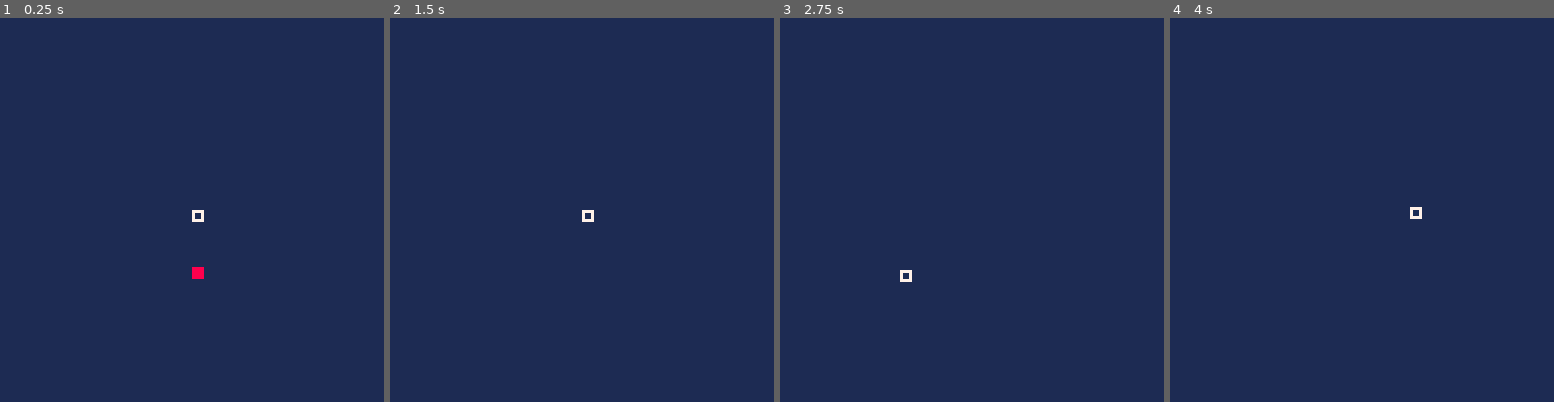
Above: before the commit, frames 1-4 (left to right).
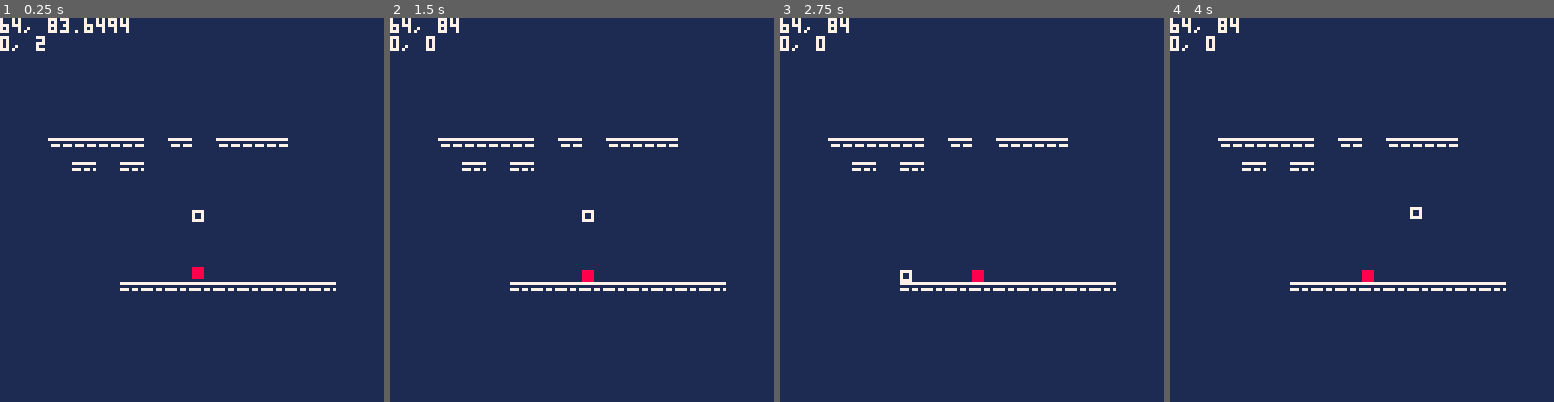
Above: after the commit, the same moments.

Repository: nucleartide/ludum-dare-43
Game: PICO-8 cartridge carts/santa.p8
The game is run twice, just before and just after one commit, with the same random seed, the same clock (stepped at 60 frames per second) and the same inputs.
Inputs:
- Up to frame 1 (0.25 s): no input
- Up to frame 2 (1.5 s): no input
- Up to frame 3 (2.75 s): hold Left 1.97-2.37 s; hold Down from 2.42 s (still down)
- Up to frame 4 (4 s): release Down at 2.82 s; hold Right 2.87-3.53 s; hold Up from 3.58 s (still down)

The runs differ from the first frame. In frame 1, 2.3% of the frame differs, in the area x 0-88%, y 0-72%; in frame 2, 2.1%; in frame 3, 2.1%; in frame 4, 2.1%.

Commit message:
add floor collision

Diff:
--- a/carts/santa.p8
+++ b/carts/santa.p8
@@ -31,13 +31,13 @@
 --
 
 --[[ λλ
-data Game
-  = Game
-    { foo :: String
+data game
+  = game
+    { foo :: string
     }
 
-data Message
-  = Button HorizDir VertDir
+data message
+  = button horizdir vertdir
 λλ ]]
 
 horiz_dir = {
@@ -52,7 +52,7 @@
   down = 2,
 }
 
-function btnToDirection()
+function btntodirection()
   local horiz
   local vert
 
@@ -81,18 +81,19 @@
   }
 end
 
--- λ game_update :: Message -> Game -> Game
+-- λ game_update :: message -> game -> game
 -- λ game_update = undefined
 function game_update(msg, g)
-  local horiz, vert = btnToDirection()
+  local horiz, vert = btntodirection()
   g.player = player_update(horiz, vert, g.player)
   return g
 end
 
--- λ game_draw :: Game -> IO ()
+-- λ game_draw :: game -> io ()
 -- λ game_draw = undefined
 function game_draw(g)
   cls(1)
+  map(0, 0, 0, 0, 128, 128)
   player_draw(g.player)
 end
 
@@ -101,10 +102,10 @@
 --
 
 --[[ λλ
-data Vec2
-  = Vec2
-    { x :: Float
-    , y :: Float
+data vec2
+  = vec2
+    { x :: float
+    , y :: float
     }
 λλ ]]
 
@@ -115,12 +116,12 @@
   }
 end
 
--- vec2_mag :: Vec2 -> NonNegative.Float
+-- vec2_mag :: vec2 -> nonnegative.float
 function vec2_mag(v)
   return sqrt(v.x^2 + v.y^2)
 end
 
--- vec2_norm :: Vec2 -> Vec2
+-- vec2_norm :: vec2 -> vec2
 function vec2_norm(v)
   local m = vec2_mag(v)
   if m == 0 then return vec2() end
@@ -132,15 +133,15 @@
 --
 
 --[[ λλ
-data Player
-  = Player
-    { pos :: Vec2
+data player
+  = player
+    { pos :: vec2
     }
 λλ ]]
 
 function player(x, y, w, h)
   return {
-    pos = vec2(x, y),
+    pos = vec2(x, y), -- center of player (4,4)
     vel = vec2(0, 0),
     max_vel = vec2(0, 2),
     cursor_pos = vec2(x, y),
@@ -149,32 +150,35 @@
   }
 end
 
--- player_update :: Message -> Message -> Player -> Player
+-- player_update :: message -> message -> player -> player
 -- note: all vectors are expressed in screen space.
-function player_update(horizDir, vertDir, p)
-  assert(horizDir ~= nil)
-  assert(vertDir ~= nil)
+function player_update(horizdir, vertdir, p)
+  assert(horizdir ~= nil)
+  assert(vertdir ~= nil)
 
   -- move cursor
-  if horizDir == horiz_dir.left  then p.cursor_pos.x -= 1 end
-  if horizDir == horiz_dir.right then p.cursor_pos.x += 1 end
-
-  if vertDir == vert_dir.up   then p.cursor_pos.y -= 1 end
-  if vertDir == vert_dir.down then p.cursor_pos.y += 1 end
+  if horizdir == horiz_dir.left  then p.cursor_pos.x -= 1 end
+  if horizdir == horiz_dir.right then p.cursor_pos.x += 1 end
+
+  if vertdir == vert_dir.up   then p.cursor_pos.y -= 1 end
+  if vertdir == vert_dir.down then p.cursor_pos.y += 1 end
 
   -- apply gravity
   local grav = 0.15
   p.vel.y += grav
   p.vel.y = max(-p.max_vel.y, p.vel.y)
   p.vel.y = min(p.vel.y, p.max_vel.y)
+
+  -- add floor collisions
+  collide_floor(p)
+
+  -- move position
   p.pos.y += p.vel.y
 
-  -- add floor collisions
-
   return p
 end
 
--- player_draw :: Player -> IO ()
+-- player_draw :: player -> io ()
 function player_draw(p)
   rectfill(
     p.pos.x,
@@ -191,41 +195,45 @@
     p.cursor_pos.y + p.height - 1,
     7
   )
+
+  print(p.pos.x .. ', ' .. p.pos.y)
+  print(p.vel.x .. ', ' .. p.vel.y)
 end
 
 --
 -- collision utils.
 --
 
--- Requires:
--- - .x
--- - .y
--- - .dy
--- - .h
+-- requires:
+-- - .pos.x
+-- - .pos.y
+-- - .vel.y
 -- - .width
 -- - .height
 function collide_floor(entity)
-  -- Not colliding if not falling.
-  if entity.dy < 0 then return false end
+  -- not colliding if not falling.
+  if entity.vel.y < 0 then
+    return false
+  end
 
   local step = entity.width / 3
   for i=-step,step,step do
     local cell_y = flr(
-      (entity.y+entity.h/2) / 8
+      (entity.pos.y+entity.height) / 8
     )
 
     -- screen space to map space.
     local tile = mget(
-      (entity.x+i) / 8,
+      (entity.pos.x+i) / 8,
       cell_y
     )
 
     -- if tile is a floor tile,
     if fget(tile, 0) then
-      entity.dy = 0
-      entity.y = (
+      entity.vel.y = 0
+      entity.pos.y = (
           cell_y * 8 -- map space to screen space
-        - entity.height/2
+        - entity.height
       )
 
       return true
@@ -234,3 +242,26 @@
 
   return false
 end
+__gfx__
+00000000777777777777777777777777777777777777777777777777777777770000000000000000000000000000000000000000000000000000000000000000
+00000000000000000000000000000000000000000000000000000000000000000000000000000000000000000000000000000000000000000000000000000000
+00700700077707777770777077077077777077077777077007777077707777070000000000000000000000000000000000000000000000000000000000000000
+__gff__
+0001010101010101000000000000000000000000000000000000000000000000000000000000000000000000000000000000000000000000000000000000000000000000000000000000000000000000000000000000000000000000000000000000000000000000000000000000000000000000000000000000000000000000
+0000000000000000000000000000000000000000000000000000000000000000000000000000000000000000000000000000000000000000000000000000000000000000000000000000000000000000000000000000000000000000000000000000000000000000000000000000000000000000000000000000000000000000
+__map__
+0808080808080808080808080808080808080808080808080808080808000000000000000000000000000000000000000000000000000000000000000000000000000000000000000000000000000000000000000000000000000000000000000000000000000000000000000000000000000000000000000000000000000000
+0808080808080808080808080808080808080808080808080808080808000000000000000000000000000000000000000000000000000000000000000000000000000000000000000000000000000000000000000000000000000000000000000000000000000000000000000000000000000000000000000000000000000000
+0808080808080808080808080808080808080808080808080808080808000000000000000000000000000000000000000000000000000000000000000000000000000000000000000000000000000000000000000000000000000000000000000000000000000000000000000000000000000000000000000000000000000000
+0808080808080808080808080808080808080808080808080808080808000000000000000000000000000000000000000000000000000000000000000000000000000000000000000000000000000000000000000000000000000000000000000000000000000000000000000000000000000000000000000000000000000000
+0808080808080808080808080808080808080808080808080808080808000000000000000000000000000000000000000000000000000000000000000000000000000000000000000000000000000000000000000000000000000000000000000000000000000000000000000000000000000000000000000000000000000000
+0808010101010801080101010808080808080808080808080808080808000000000000000000000000000000000000000000000000000000000000000000000000000000000000000000000000000000000000000000000000000000000000000000000000000000000000000000000000000000000000000000000000000000
+0808080408040808080808080808080808080808080808080808080808000000000000000000000000000000000000000000000000000000000000000000000000000000000000000000000000000000000000000000000000000000000000000000000000000000000000000000000000000000000000000000000000000000
+0808080808080808080808080808080808080808080808080808080808000000000000000000000000000000000000000000000000000000000000000000000000000000000000000000000000000000000000000000000000000000000000000000000000000000000000000000000000000000000000000000000000000000
+0808080808080808080808080808080808080808080808080808080808000000000000000000000000000000000000000000000000000000000000000000000000000000000000000000000000000000000000000000000000000000000000000000000000000000000000000000000000000000000000000000000000000000
+0808080808080808080808080808080808080808080808080808080808000000000000000000000000000000000000000000000000000000000000000000000000000000000000000000000000000000000000000000000000000000000000000000000000000000000000000000000000000000000000000000000000000000
+0808080808080808080808080808080808080808080808080808080808000000000000000000000000000000000000000000000000000000000000000000000000000000000000000000000000000000000000000000000000000000000000000000000000000000000000000000000000000000000000000000000000000000
+0808080808040404040404040404080808080808080808080808080808000000000000000000000000000000000000000000000000000000000000000000000000000000000000000000000000000000000000000000000000000000000000000000000000000000000000000000000000000000000000000000000000000000
+0808080808080808080808080808080808080808080808080808080808000000000000000000000000000000000000000000000000000000000000000000000000000000000000000000000000000000000000000000000000000000000000000000000000000000000000000000000000000000000000000000000000000000
+0808080808080808080808080808080808080808080808080808080808000000000000000000000000000000000000000000000000000000000000000000000000000000000000000000000000000000000000000000000000000000000000000000000000000000000000000000000000000000000000000000000000000000
+0808080808080808080808080808080808080808080808080808080808000000000000000000000000000000000000000000000000000000000000000000000000000000000000000000000000000000000000000000000000000000000000000000000000000000000000000000000000000000000000000000000000000000
Not shown, changed: carts/Test.hs
